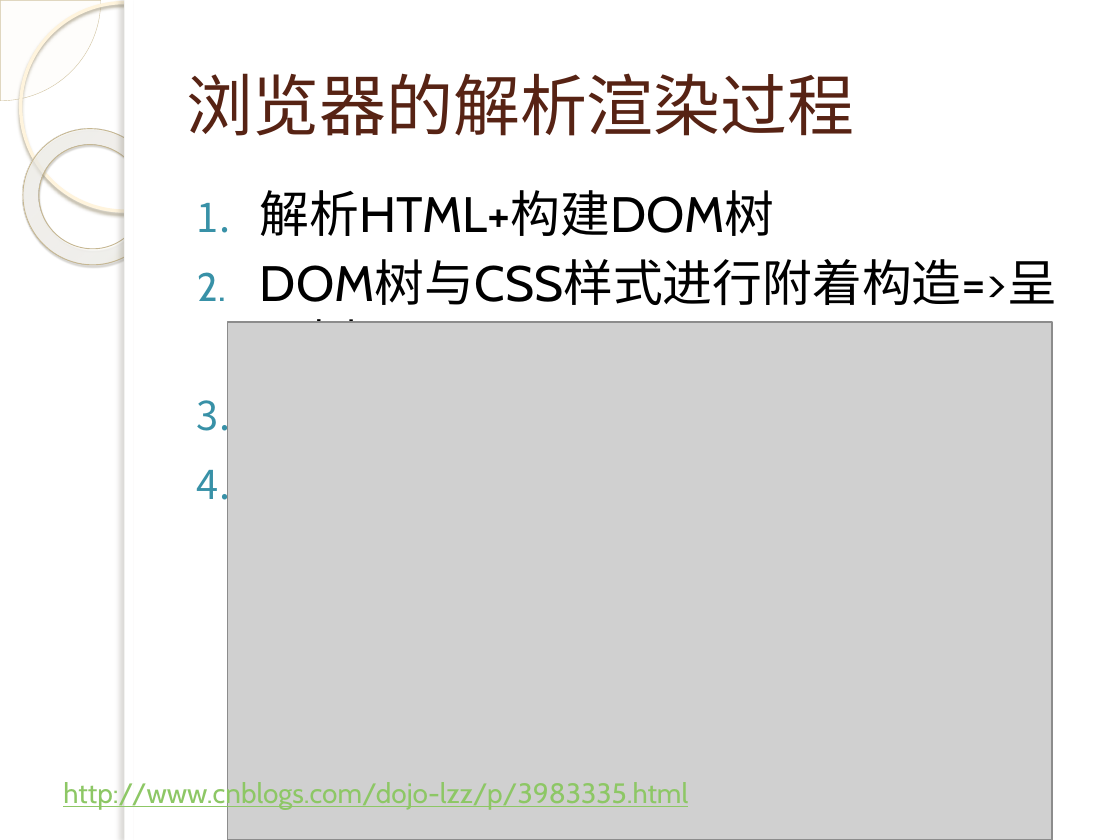
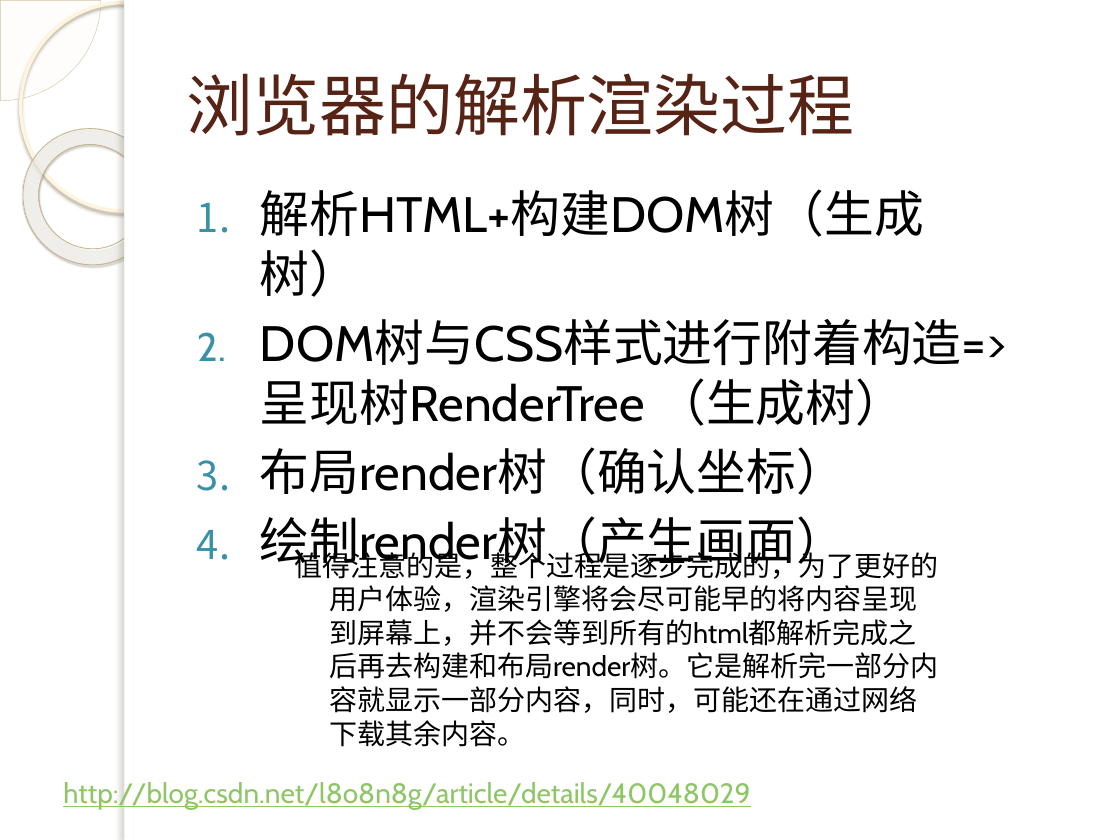
Before and after one commit to q315506754/algorithem, a slide deck: slide 43 of ps/js/演示文稿.pptx (slide 41 before the commit). Drawn at 1120x840 pixels with LibreOffice and Linux fonts; fonts in the diff are those of the drawing; grey boxes stand for pictures; background and template pictures are left out. Boxes give left, top, right and bottom in pixels: in the first picture for what was removed or moved away, otherwise in the second. Text is boxed around its words. In the diff, an @@ line names an element or a change of style, - is before the commit and + after.

```diff
--- a/ps/js/演示文稿.pptx
+++ b/ps/js/演示文稿.pptx
@@ text at <box>260,189,1007,572</box>: text changed @@
-1. 解析HTML+构建DOM树
-2. DOM树与CSS样式进行附着构造=>呈现树RenderTree
-3. 布局
-4. 绘制
+1. 解析HTML+构建DOM树（生成树）
+2. DOM树与CSS样式进行附着构造=>呈现树RenderTree （生成树）
+3. 布局render树（确认坐标）
+4. 绘制render树（产生画面）
@@ picture removed at <box>227,323,1052,840</box> @@
@@ text added at <box>294,548,938,747</box>, 18 pt, text #000000 @@
+值得注意的是，整个过程是逐步完成的，为了更好的用户体验，渲染引擎将会尽可能早的将内容呈现到屏幕上，并不会等到所有的html都解析完成之后再去构建和布局render树。它是解析完一部分内容就显示一部分内容，同时，可能还在通过网络下载其余内容。
@@ text at <box>63,782,750,809</box>: text changed @@
-http://www.cnblogs.com/dojo-lzz/p/3983335.html
+http://blog.csdn.net/l8o8n8g/article/details/40048029
```
Also in this commit, not shown: 5 other slides changed, 11 slides added, 1 slide removed.
